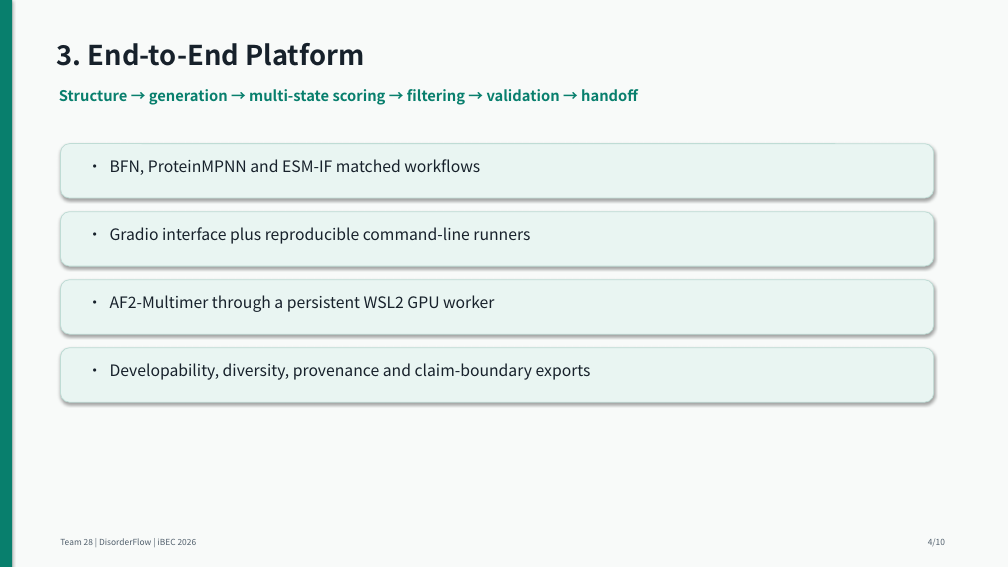
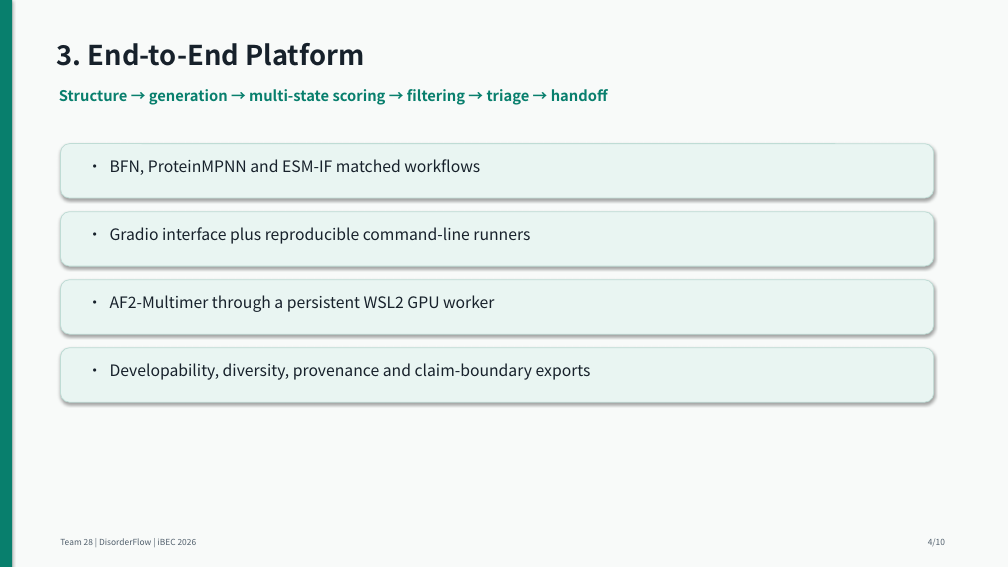
Before and after one commit to liubuing/DisorderFlow, a slide deck: slide 4 of iBEC_Submission/build_v2/AnalyzingDisorder/28-AnalyzingDisorder-TechnicalAbstract.pptx. Drawn at 1008x567 pixels with LibreOffice and Linux fonts; fonts in the diff are those of the drawing. Boxes give left, top, right and bottom in pixels: in the first picture for what was removed or moved away, otherwise in the second. Text is boxed around its words. In the diff, an @@ line names an element or a change of style, - is before the commit and + after.

Commit message:
docs: iBEC v2 package rebuild — structural-triage wording + self-verification tooling
- Report wording tightened: AF2/PRODIGY described as structural triage (not
  validation), candidate counts explicitly include native control, E1 phrased
  without an isolated disorder-conditioning effect
- Dual-protocol candidate-interface results intentionally excluded from claims
  (deployment gate not passed; development-only per contract)
- Add package self-verification (VERIFY_PACKAGE.py, verify_ibec_package.py),
  REPRODUCIBILITY_V2.md, ECLS evidence manifest and CAID3 external analysis
- Rebuilt AnalyzingDisorder.zip (1.704 MB, deadline 2026-09-30)

```diff
--- a/iBEC_Submission/build_v2/AnalyzingDisorder/28-AnalyzingDisorder-TechnicalAbstract.pptx
+++ b/iBEC_Submission/build_v2/AnalyzingDisorder/28-AnalyzingDisorder-TechnicalAbstract.pptx
@@ text at (59,89,608,105): text changed @@
-Structure → generation → multi-state scoring → filtering → validation → handoff
+Structure → generation → multi-state scoring → filtering → triage → handoff
```
Also in this commit, not shown: 4 other slides changed, 19 other files.
